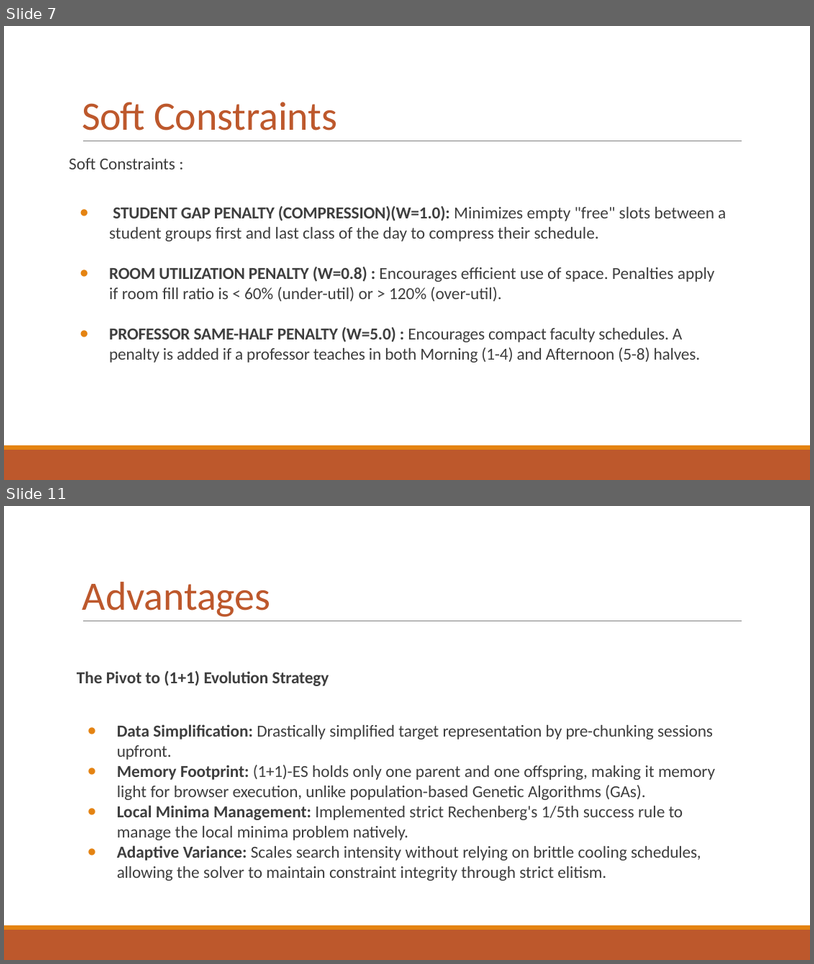
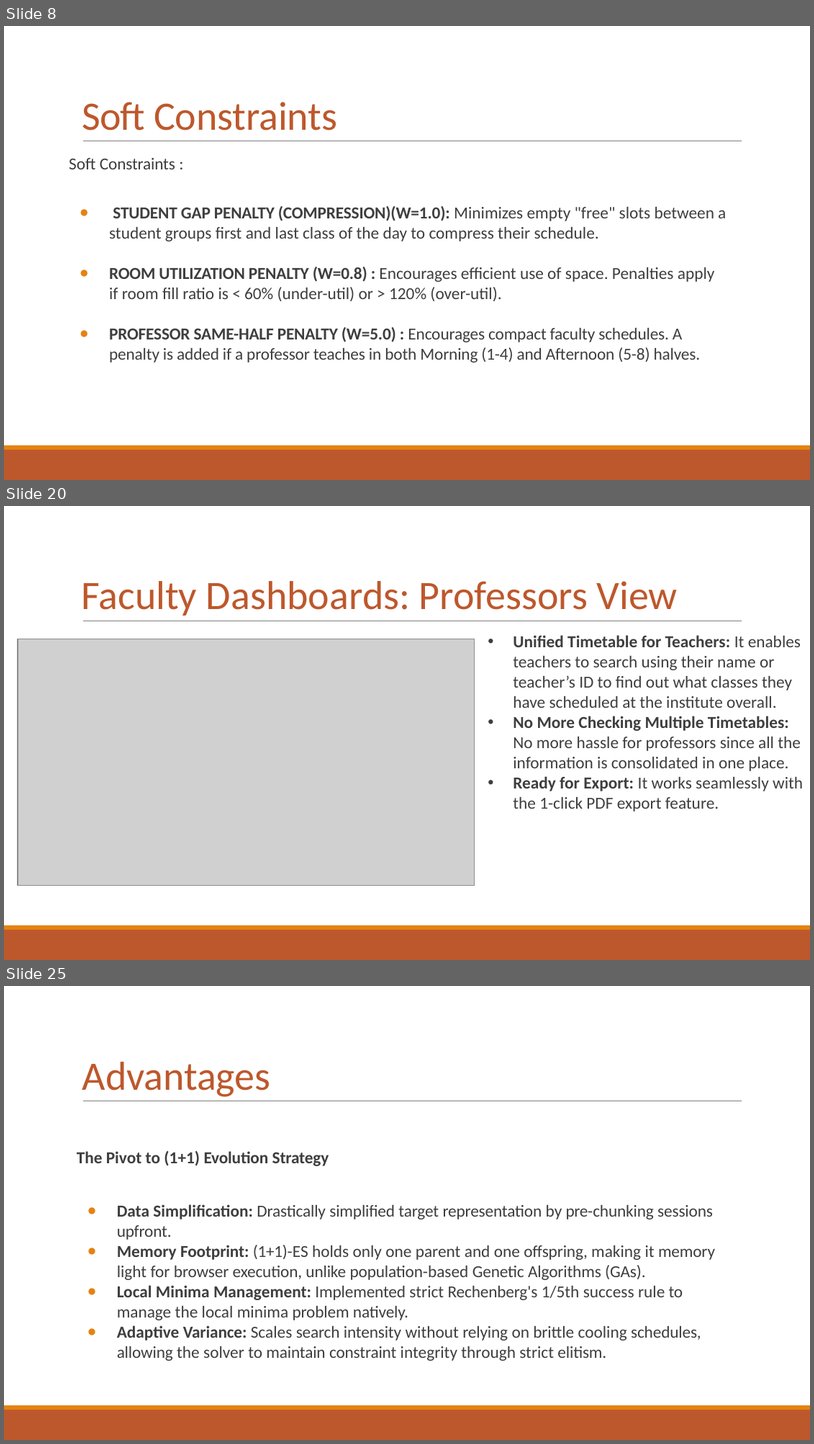
Before and after one commit to toad-of-code/timetable-editor-and-generator, a slide deck: TTGen (1).pptx. Shown one above the other, each under a label of ours: slides 7 and 11 before the commit, slides 8, 20 and 25 after it; the slides between them are not shown. The pictures are 814x964 and 814x1444 pixels, drawn with LibreOffice and Linux fonts; fonts in the diff are those of the drawing; grey boxes stand for pictures. Boxes give left, top, right and bottom in pixels: in the first picture for what was removed or moved away, otherwise in the second. Text is boxed around its words. In the diff, an @@ line names an element or a change of style, - is before the commit and + after.

```diff
--- a/TTGen (1).pptx
+++ b/TTGen (1).pptx
@@ slide 20 added at (4, 506, 810, 960), background #FFFFFF; not listed: 3 template elements that a slide beside it also shows @@
@@ title added at (81, 581, 678, 615), 36 pt, text #BD582C @@
+Faculty Dashboards: Professors View
@@ text added at (513, 635, 803, 811), 15 pt, text #3E3E3E @@
+• Unified Timetable for Teachers: It enables teachers to search using their name or teacher’s ID to find out what classes they have scheduled at the institute overall.
+• No More Checking Multiple Timetables: No more hassle for professors since all the information is consolidated in one place.
+• Ready for Export: It works seamlessly with the 1-click PDF export feature.
@@ picture added at (18, 639, 474, 886) @@
@@ what was slide 7 is now slide 8 @@
@@ what was slide 11 is now slide 25 @@
```
Also in this commit, not shown: 7 slides changed, 15 other slides added, 3 slides removed, 16 other files.
